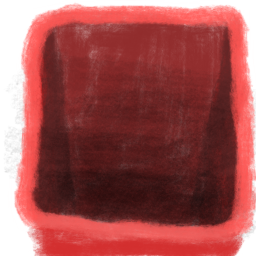
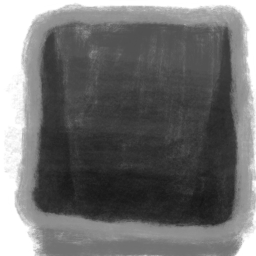
Layer changes from the first (256, 256) image to the second:
added group "Group 4" with 2 layers above "Paint Layer 1" over bbox(14, 2, 256, 256)
moved "Paint Layer 2" into group "Group 4", painted on it over bbox(14, 2, 256, 256)
moved "Paint Layer 3" into group "Group 4", painted on it over bbox(14, 2, 256, 256)
